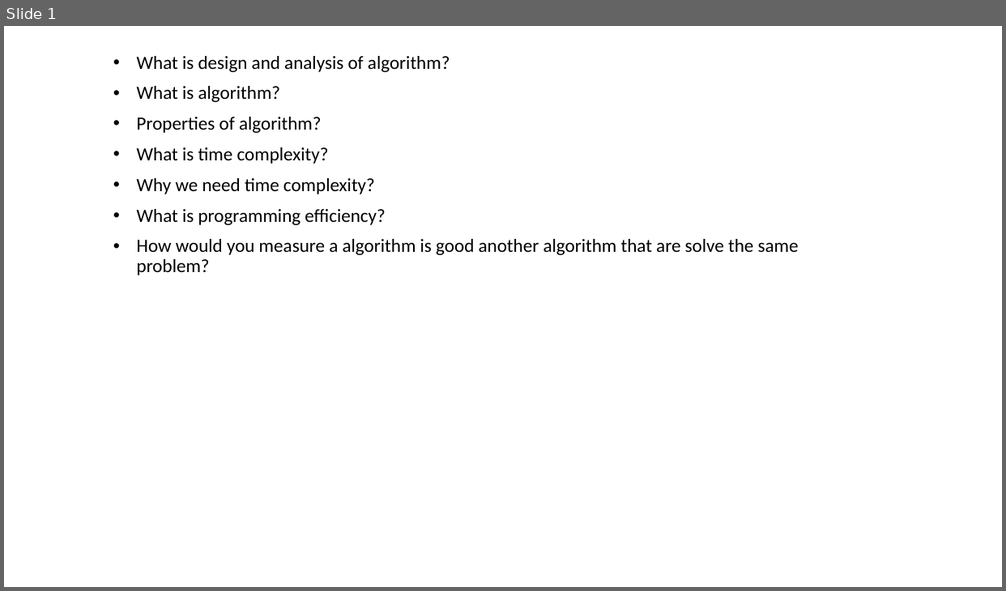
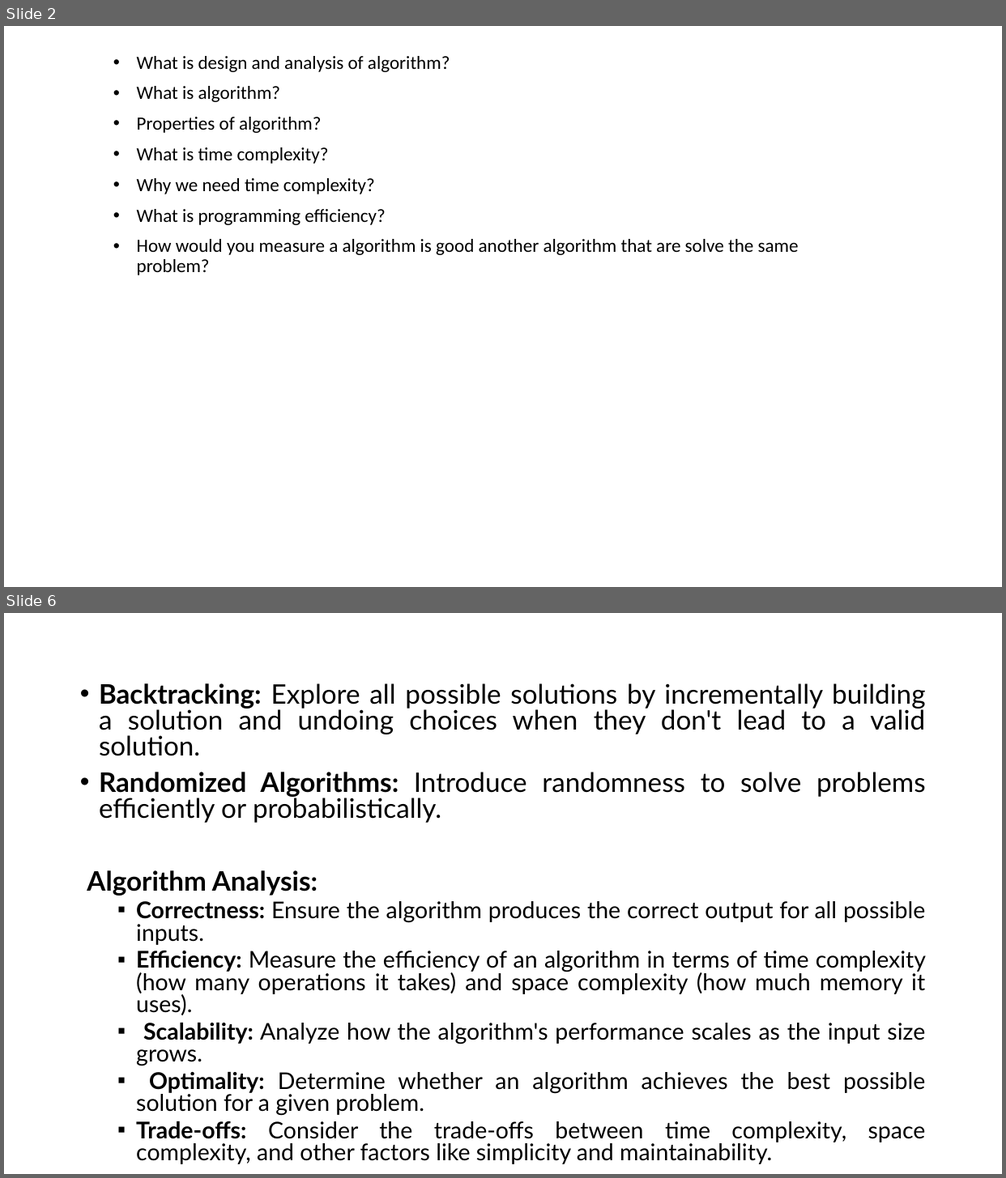
Before and after one commit to alaminbhuyan/DSA-In-Python, a slide deck: Design & Analysis Of Algorithm PDF/DAA.pptx. Shown one above the other, each under a label of ours: slide 1 before the commit, slides 2 and 6 after it; the slides between them are not shown. The pictures are 1006x591 and 1006x1178 pixels, drawn with LibreOffice and Linux fonts; fonts in the diff are those of the drawing. Boxes give left, top, right and bottom in pixels: in the first picture for what was removed or moved away, otherwise in the second. Text is boxed around its words. In the diff, an @@ line names an element or a change of style, - is before the commit and + after.

Commit message:
work on pptx file

```diff
--- a/Design & Analysis Of Algorithm PDF/DAA.pptx
+++ b/Design & Analysis Of Algorithm PDF/DAA.pptx
@@ slide 6 added at bbox=[4, 613, 1002, 1174], background #FFFFFF @@
@@ text added at bbox=[87, 683, 926, 1143], 22.2 pt, text #000000 @@
+• Backtracking: Explore all possible solutions by incrementally building a solution and undoing choices when they don't lead to a valid solution.
+• Randomized Algorithms: Introduce randomness to solve problems efficiently or probabilistically.
+Algorithm Analysis:
+  ▪ Correctness: Ensure the algorithm produces the correct output for all possible inputs.
+  ▪ Efficiency: Measure the efficiency of an algorithm in terms of time complexity (how many operations it takes) and space complexity (how much memory it uses).
+  ▪ Scalability: Analyze how the algorithm's performance scales as the input size grows.
+  ▪ Optimality: Determine whether an algorithm achieves the best possible solution for a given problem.
+  ▪ Trade-offs: Consider the trade-offs between time complexity, space complexity, and other factors like simplicity and maintainability.
@@ what was slide 1 is now slide 2 @@
```
Also in this commit, not shown: 5 other slides added, 1 other file.
